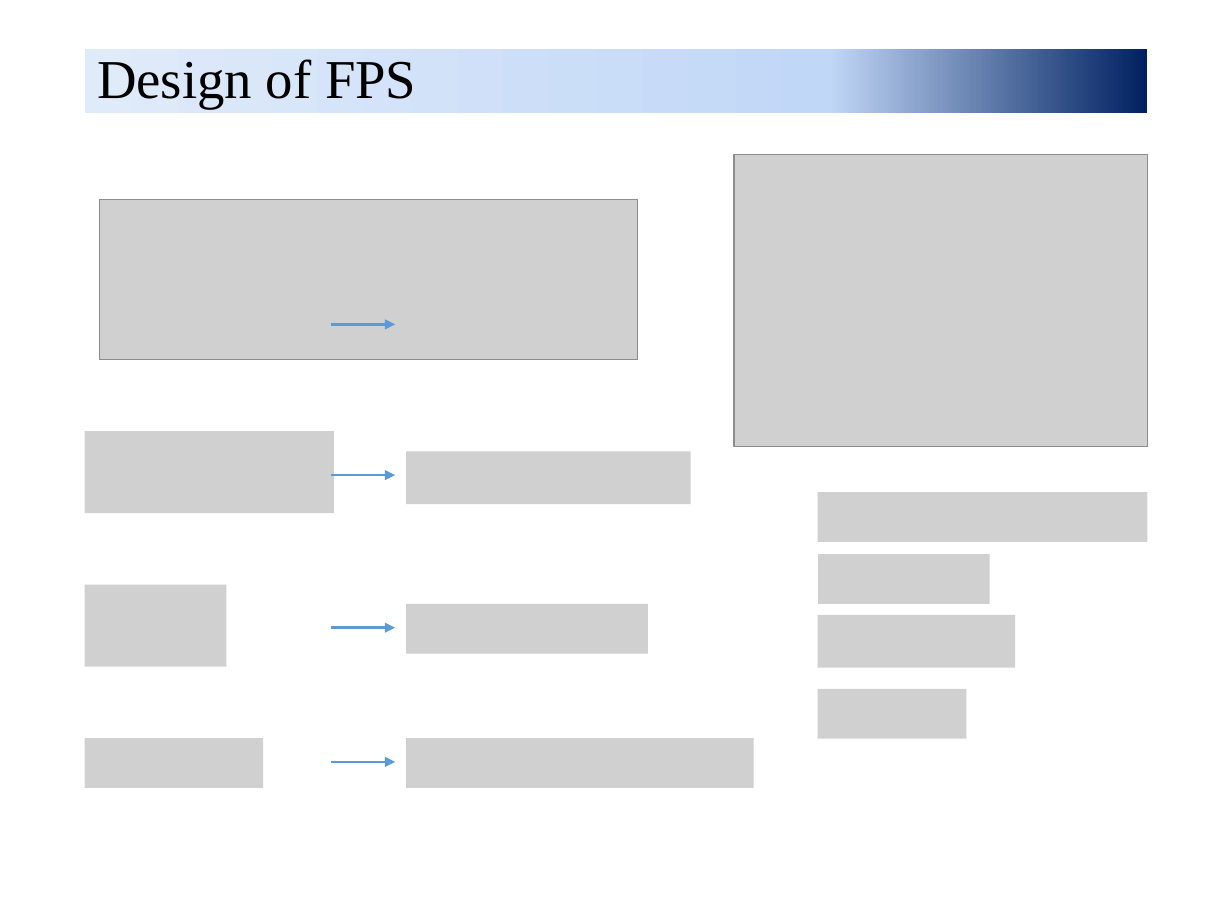
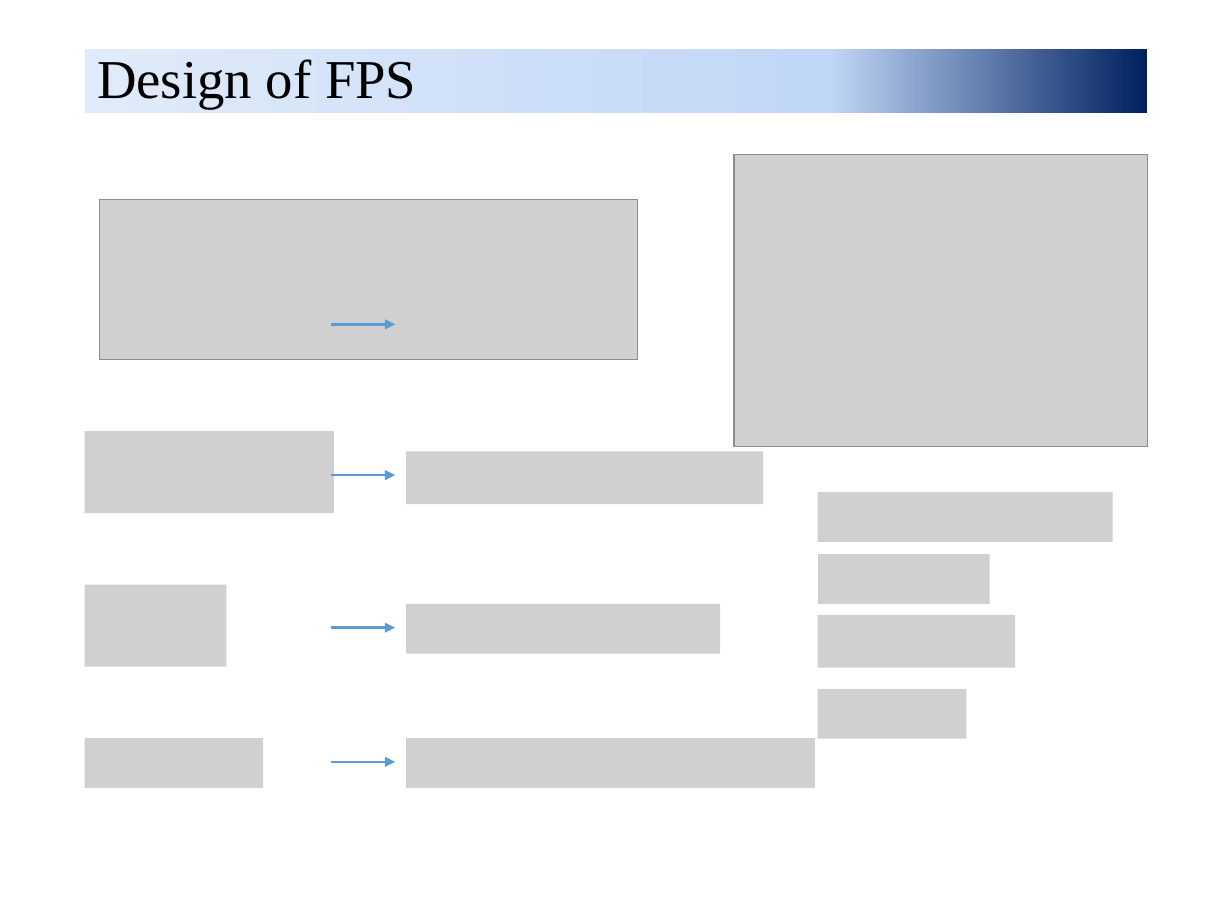
Before and after one commit to skyran1278/matlab, a slide deck: slide 29 of 10-pc/dp1/簡報_v1.pptx (slide 28 before the commit). Drawn at 1232x924 pixels with LibreOffice and Linux fonts; fonts in the diff are those of the drawing; grey boxes stand for pictures. Boxes give left, top, right and bottom in pixels: in the first picture for what was removed or moved away, otherwise in the second. Text is boxed around its words. In the diff, an @@ line names an element or a change of style, - is before the commit and + after.

Commit message:
pc dp

```diff
--- a/10-pc/dp1/簡報_v1.pptx
+++ b/10-pc/dp1/簡報_v1.pptx
@@ picture: place and size @@
-picture at (407, 451, 691, 504)
+picture at (407, 451, 764, 504)
@@ picture: place and size @@
-picture at (818, 492, 1148, 541)
+picture at (818, 492, 1112, 541)
@@ picture: place and size @@
-picture at (407, 604, 648, 653)
+picture at (407, 604, 721, 653)
@@ picture: place and size @@
-picture at (407, 738, 754, 787)
+picture at (407, 738, 816, 787)
```
Also in this commit, not shown: 1 other slide changed.
